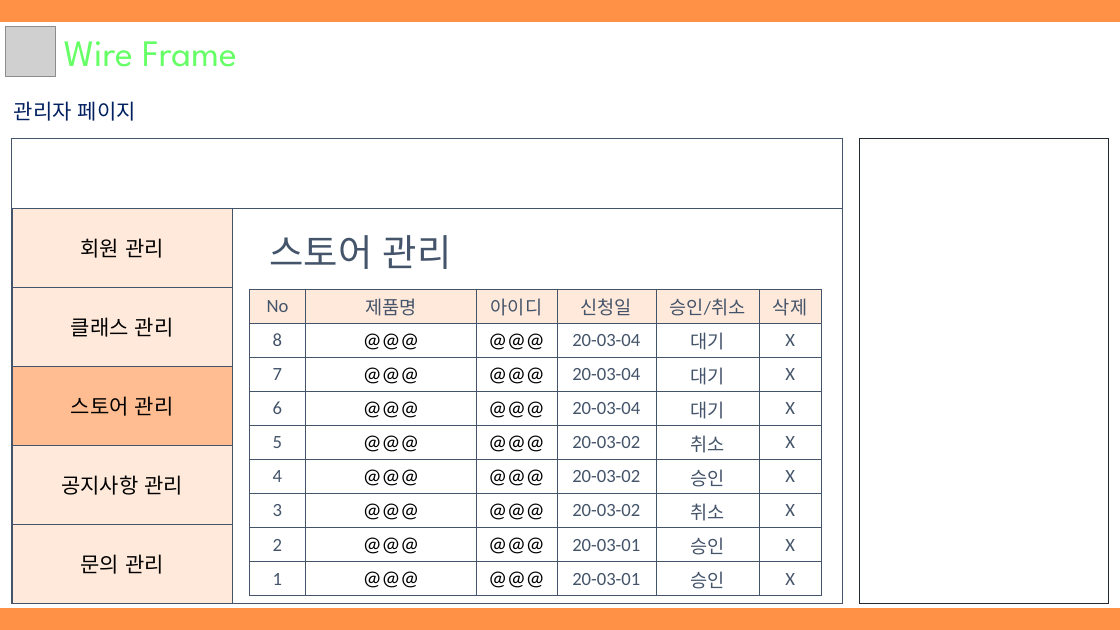
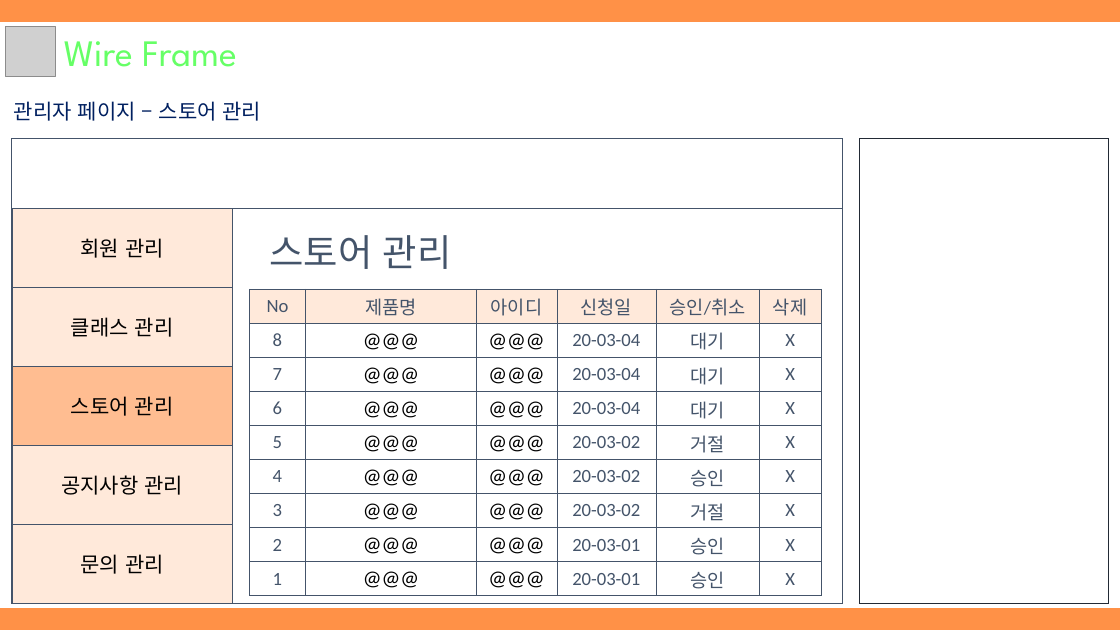
Before and after one commit to hhsw07/ezen-academy-projects, a slide deck: slide 15 of WebContent/발표자료/1차/3조 원데이클래스.pptx (slide 16 before the commit). Drawn at 1120x630 pixels with LibreOffice and Linux fonts; fonts in the diff are those of the drawing; grey boxes stand for pictures. Boxes give left, top, right and bottom in pixels: in the first picture for what was removed or moved away, otherwise in the second. Text is boxed around its words. In the diff, an @@ line names an element or a change of style, - is before the commit and + after.

```diff
--- a/WebContent/발표자료/1차/3조 원데이클래스.pptx
+++ b/WebContent/발표자료/1차/3조 원데이클래스.pptx
@@ text at (14, 101, 262, 121): text changed @@
-관리자 페이지
+관리자 페이지 – 스토어 관리
@@ table at (250, 289, 821, 596) @@
-row 5, column 5: 취소
+row 5, column 5: 거절
-row 7, column 5: 취소
+row 7, column 5: 거절
```
Also in this commit, not shown: 8 other slides changed, 1 slide removed.
